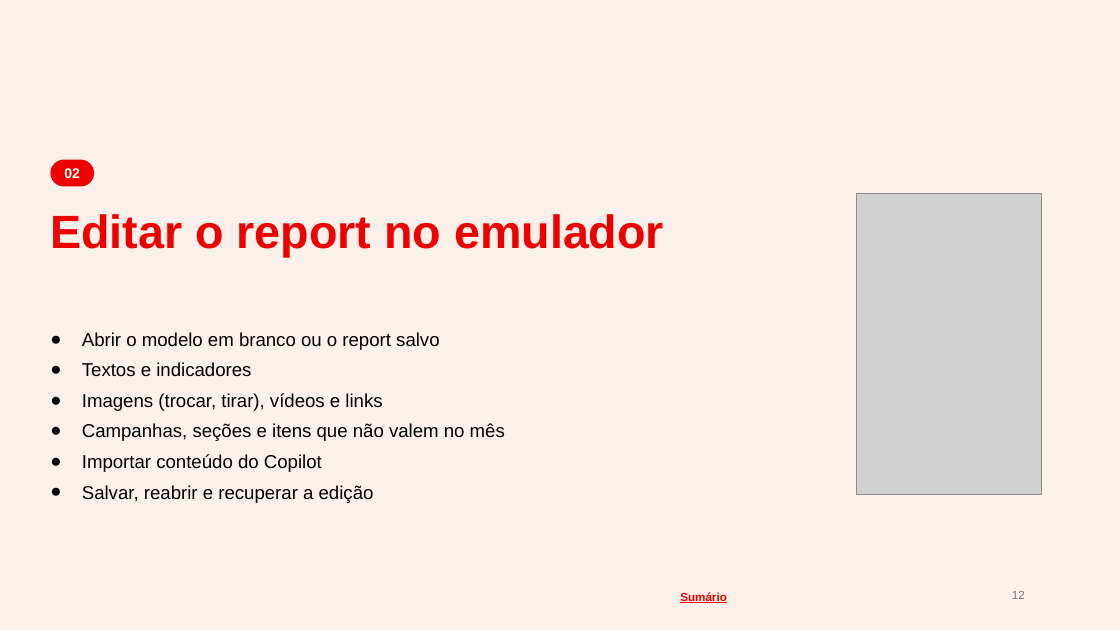
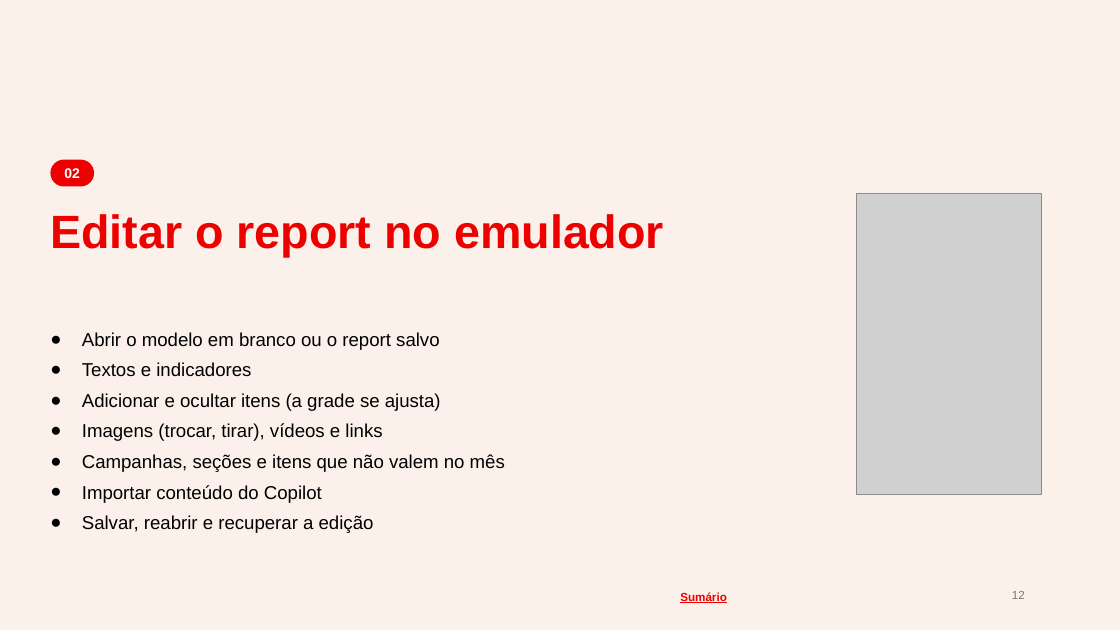
Before and after one commit to fabrizzioriccelli/report_mensal_st, a slide deck: slide 12 of kit/guia-operacional.pptx. Drawn at 1120x630 pixels with LibreOffice and Linux fonts; fonts in the diff are those of the drawing; grey boxes stand for pictures; background and template pictures are left out. Boxes give left, top, right and bottom in pixels: in the first picture for what was removed or moved away, otherwise in the second. Text is boxed around its words. In the diff, an @@ line names an element or a change of style, - is before the commit and + after.

```diff
--- a/kit/guia-operacional.pptx
+++ b/kit/guia-operacional.pptx
@@ text at (82,393,441,411): paragraph added @@
+● Adicionar e ocultar itens (a grade se ajusta)
```
Also in this commit, not shown: 9 other slides changed, 2 slides added, 18 other files.
